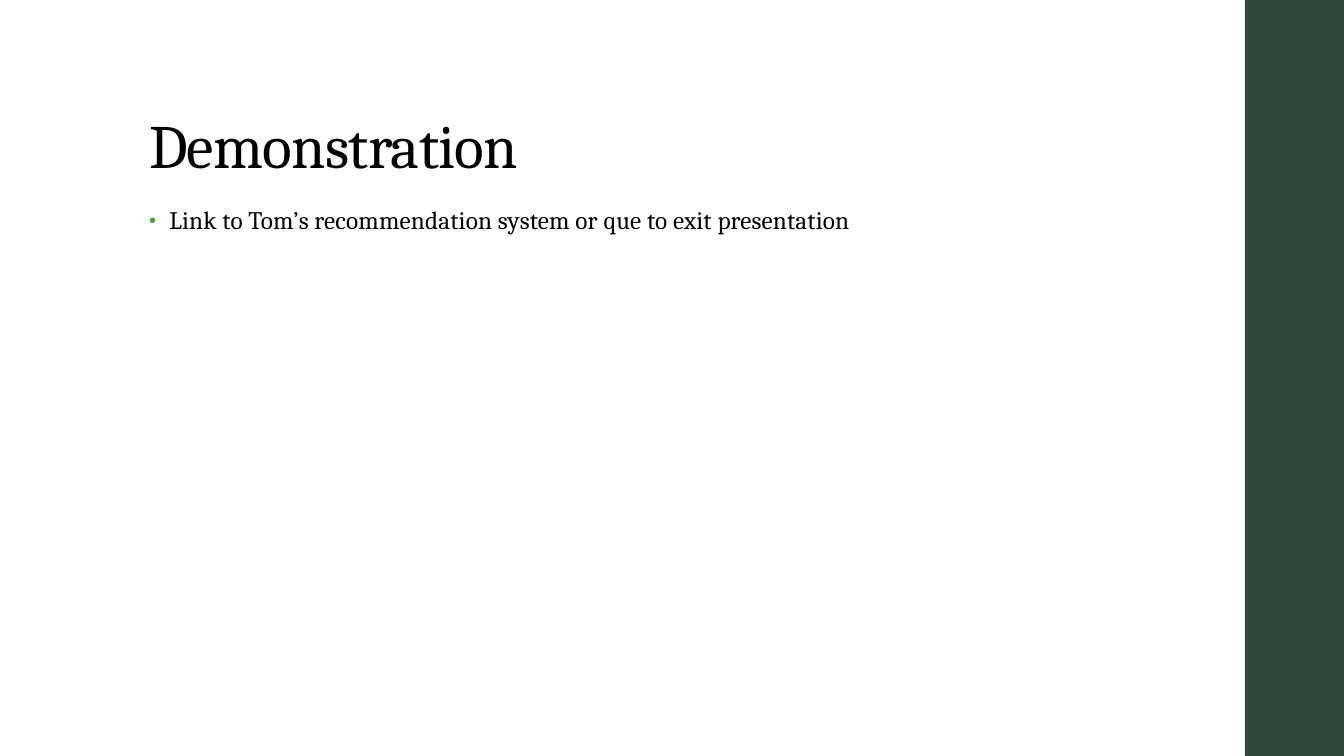
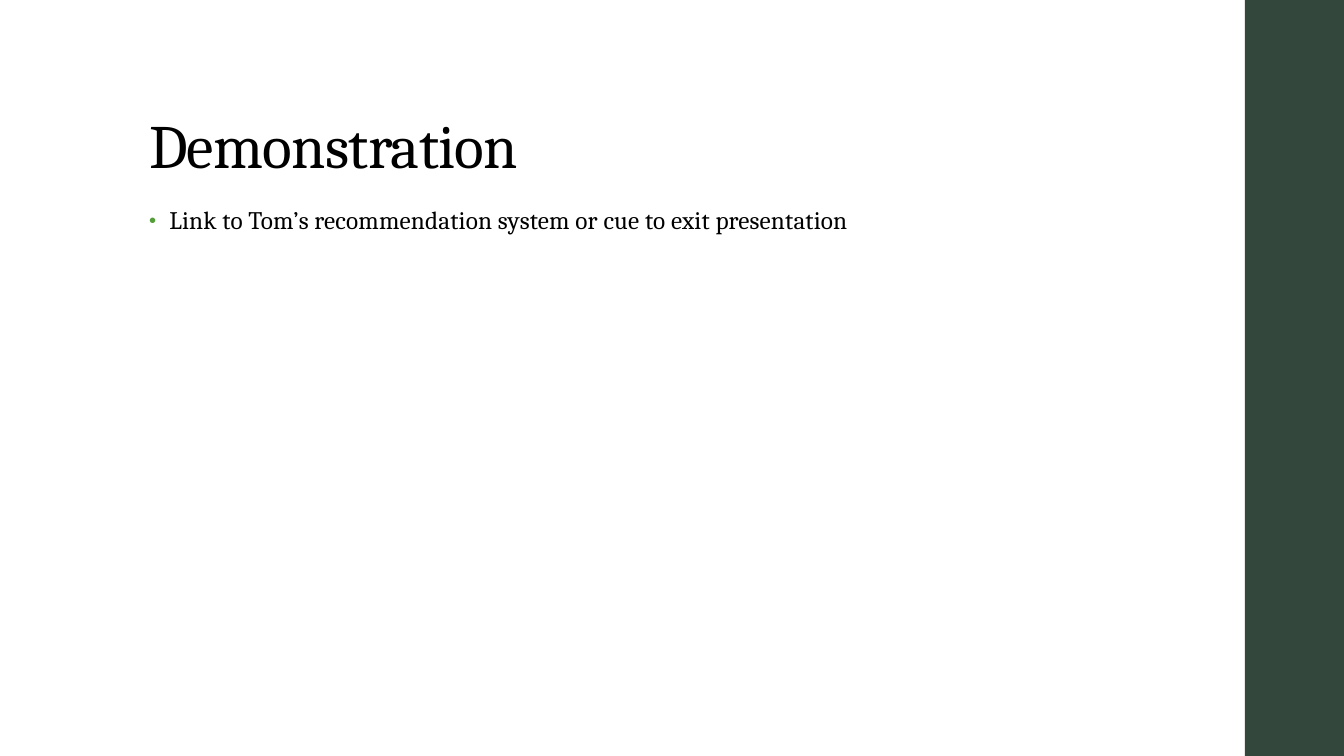
Before and after one commit to AICourseSelection/courseai, a slide deck: slide 13 of Documentation/Audit_2/Powerpoint/Audit_Presentation.pptx (slide 12 before the commit). Drawn at 1344x756 pixels with LibreOffice and Linux fonts; fonts in the diff are those of the drawing. Boxes give left, top, right and bottom in pixels: in the first picture for what was removed or moved away, otherwise in the second. Text is boxed around its words. In the diff, an @@ line names an element or a change of style, - is before the commit and + after.

```diff
--- a/Documentation/Audit_2/Powerpoint/Audit_Presentation.pptx
+++ b/Documentation/Audit_2/Powerpoint/Audit_Presentation.pptx
@@ text at box(169, 211, 848, 235): text changed @@
-• Link to Tom’s recommendation system or que to exit presentation
+• Link to Tom’s recommendation system or cue to exit presentation
```
Also in this commit, not shown: 3 other slides changed, 1 slide added.
